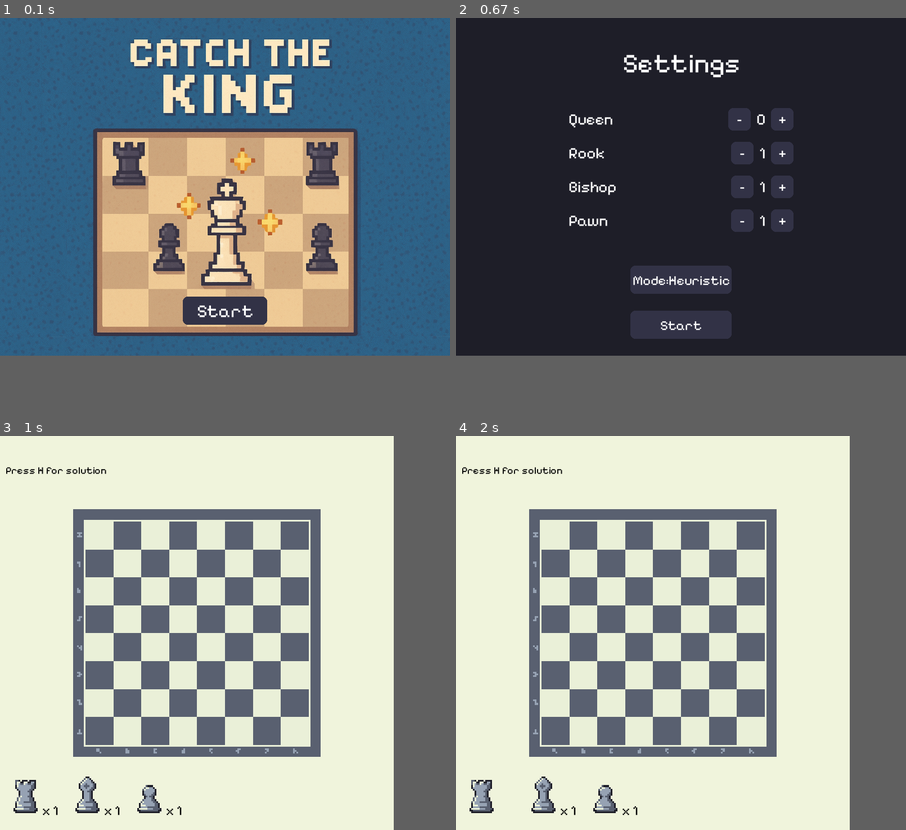
Above: before the commit, frames 1-4 (two rows, left to right).
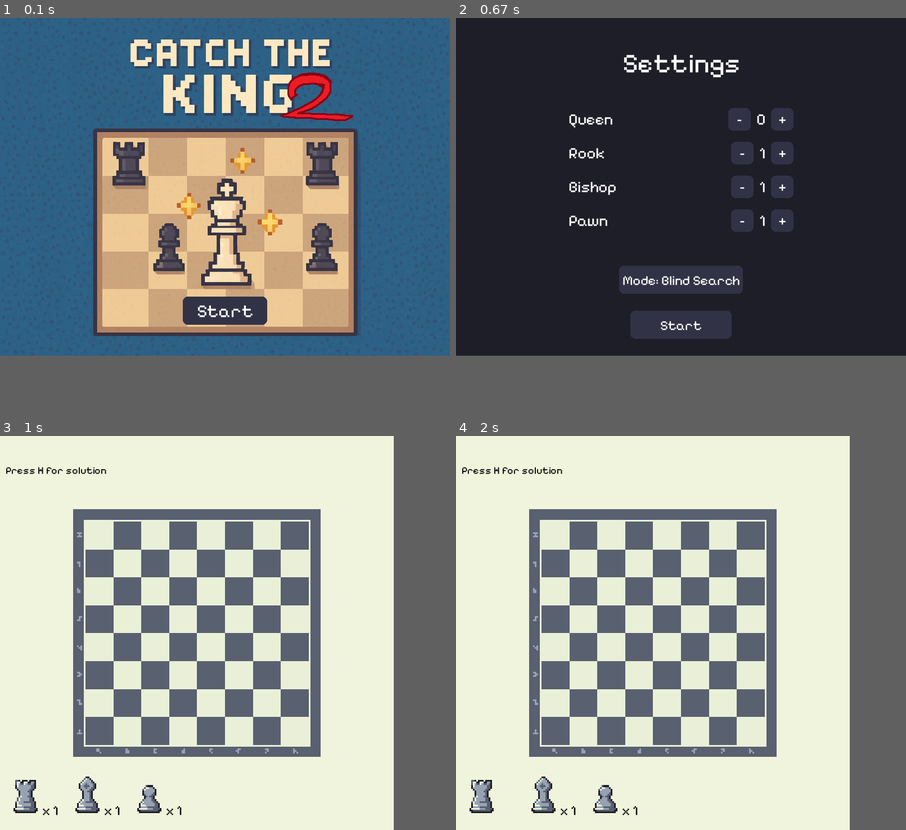
Above: after the commit, the same moments.

Repository: mihiniboteju/catch-the-king
Game: pygame game, started from Front/game_menu.py
The game is run twice, just before and just after one commit, with the same random seed, the same clock (stepped at 60 frames per second) and the same inputs.
Inputs (mouse positions are in pixels of both pictures, inside the frame that each line leads up to):
- Up to frame 1 (0.1 s): no input
- Up to frame 2 (0.67 s): press the mouse at (681, 309) at 0.37 s; move the mouse to (609, 222) at 0.47 s; release the mouse at (541, 136) at 0.6 s
- Up to frame 3 (1 s): press the mouse at (225, 727) at 0.7 s; move the mouse to (252, 680) at 0.8 s; release the mouse at (279, 633) at 0.93 s
- Up to frame 4 (2 s): click (483, 786) at 1.05 s; click (730, 636) at 1.38 s; tap A at 1.67 s

The runs differ from the first frame. In frame 1, 0.8% of the frame differs, in the area x 62-79%, y 13-27%; in frame 2, 0.7%; in frame 3, nothing differs; in frame 4, nothing differs.

Commit message:
final change

Diff:
--- a/Front/game_menu.py
+++ b/Front/game_menu.py
@@ -126,8 +126,8 @@
             callback=self.start_game
         )
         self.toggle_button = Button(
-            rect=(btn_x, btn_y - 80, btn_w, btn_h),
-            text="Mode:Heuristic",
+            rect=(btn_x - 20, btn_y - 80, btn_w +40, btn_h),
+            text="Mode: Blind Search",
             font=self.font_btn,
             callback=self.toggle_mode
         )
@@ -170,7 +170,7 @@
 
     def toggle_mode(self):
         self.toggle_value = not self.toggle_value
-        self.toggle_button.text = "Mode: A*" if self.toggle_value else "Mode: Heuristic"
+        self.toggle_button.text = "Mode: Heuristic" if self.toggle_value else "Mode: Blind Search"
 
     def handle_event(self, event):
         for minus_btn, plus_btn in self.buttons:
Binary file changed: Front/Asset/title_bg_v2.png
